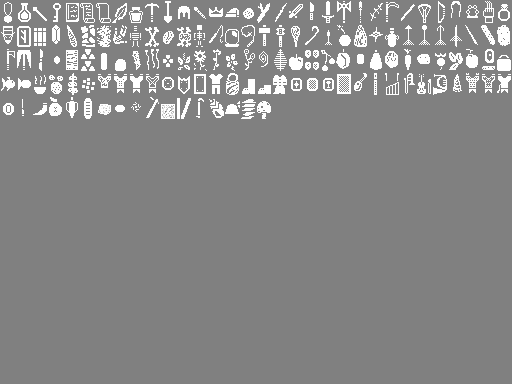
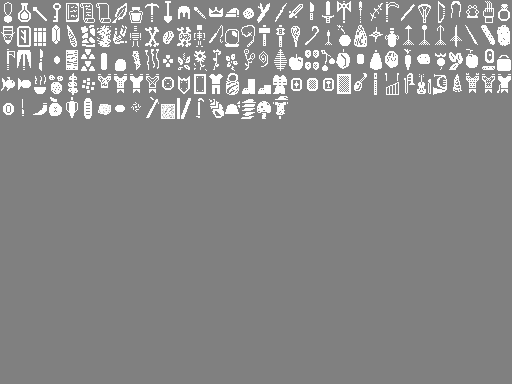
Layered file, before and after one edit (512x384). Changes by layer:
painted on "Background" over [273, 96, 288, 119]
